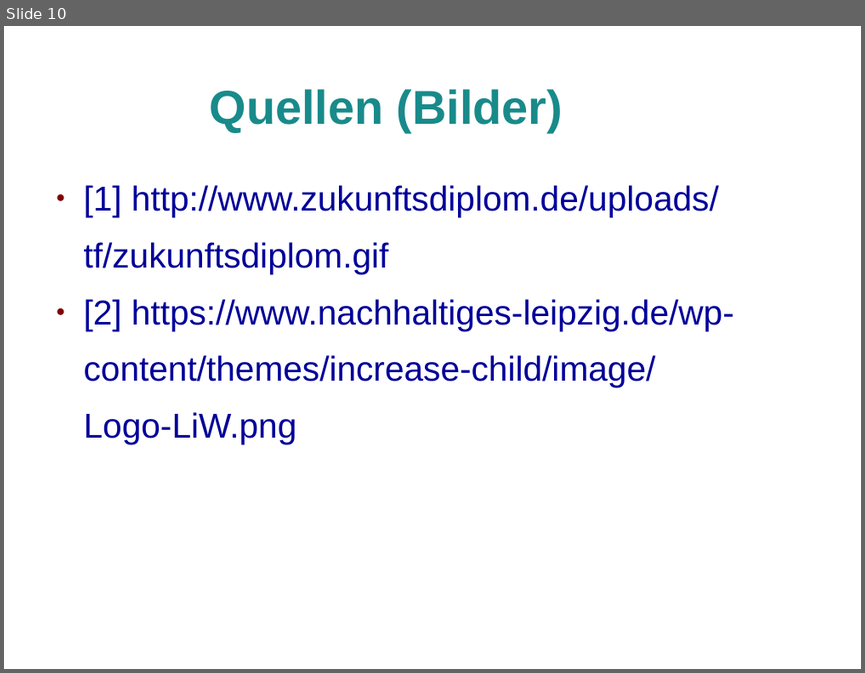
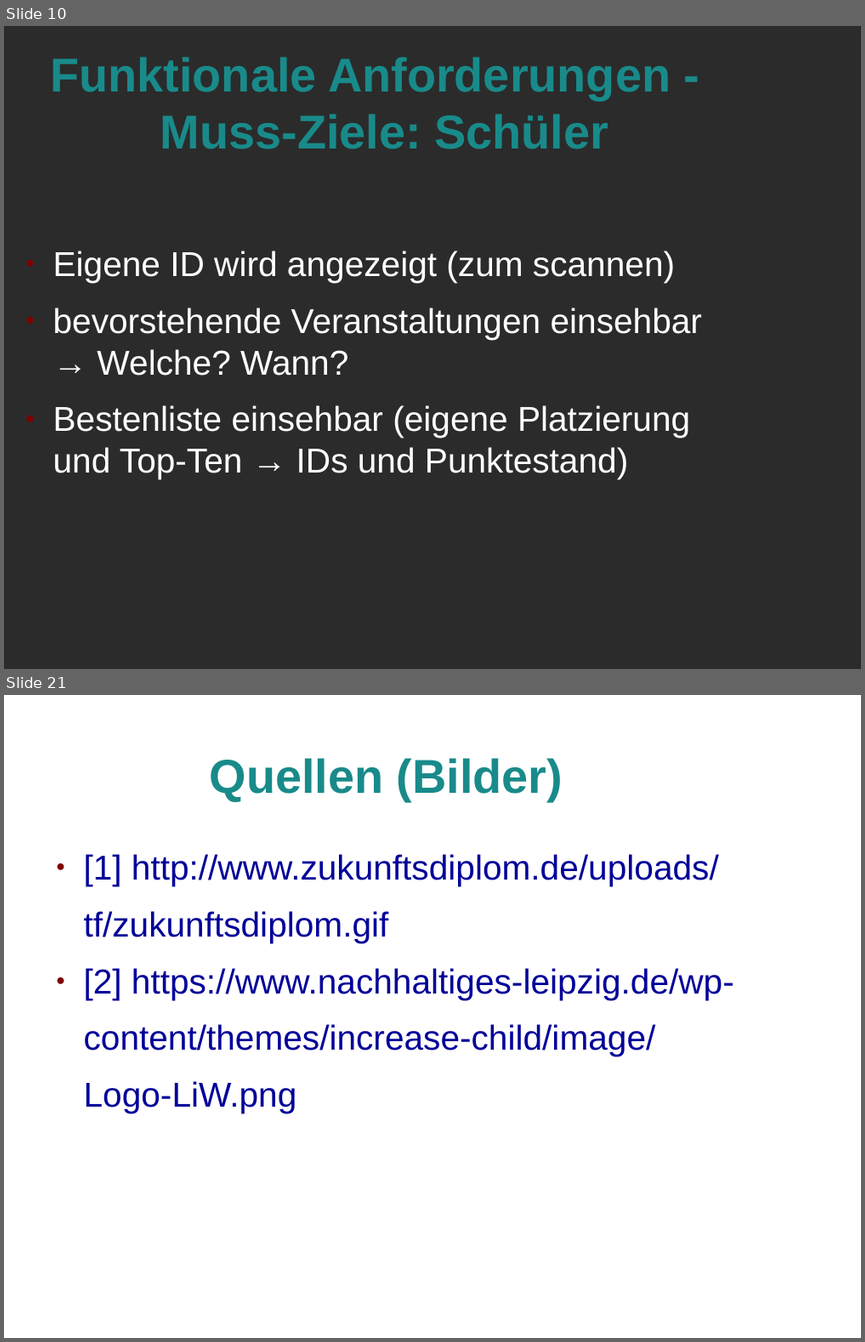
Before and after one commit to Marcel2603/hg17b, a slide deck: Dokumente/Review 1 Praesentation/Review 1.odp. Shown one above the other, each under a label of ours: slide 10 before the commit, slides 10 and 21 after it; the slides between them are not shown. The pictures are 865x673 and 865x1342 pixels, drawn with LibreOffice and Linux fonts; fonts in the diff are those of the drawing; background and template pictures are left out; a plain dark background stands for a picture behind light text. Boxes give left, top, right and bottom in pixels: in the first picture for what was removed or moved away, otherwise in the second. Text is boxed around its words. In the diff, an @@ line names an element or a change of style, - is before the commit and + after.

```diff
--- a/Dokumente/Review 1 Praesentation/Review 1.odp
+++ b/Dokumente/Review 1 Praesentation/Review 1.odp
@@ slide 10 added at bbox=[4, 26, 861, 669], background picture (left out) @@
@@ title added at bbox=[50, 57, 670, 149], 44 pt, text #198A8A, bold @@
+Funktionale Anforderungen -
+Muss-Ziele: Schüler
@@ text added at bbox=[53, 250, 702, 479], 32 pt, text #FFFFFF @@
+● Eigene ID wird angezeigt (zum scannen)
+● bevorstehende Veranstaltungen einsehbar
+  → Welche? Wann?
+● Bestenliste einsehbar (eigene Platzierung und Top-Ten → IDs und Punktestand)
@@ what was slide 10 is now slide 21 @@
```
Also in this commit, not shown: 10 other slides added.
